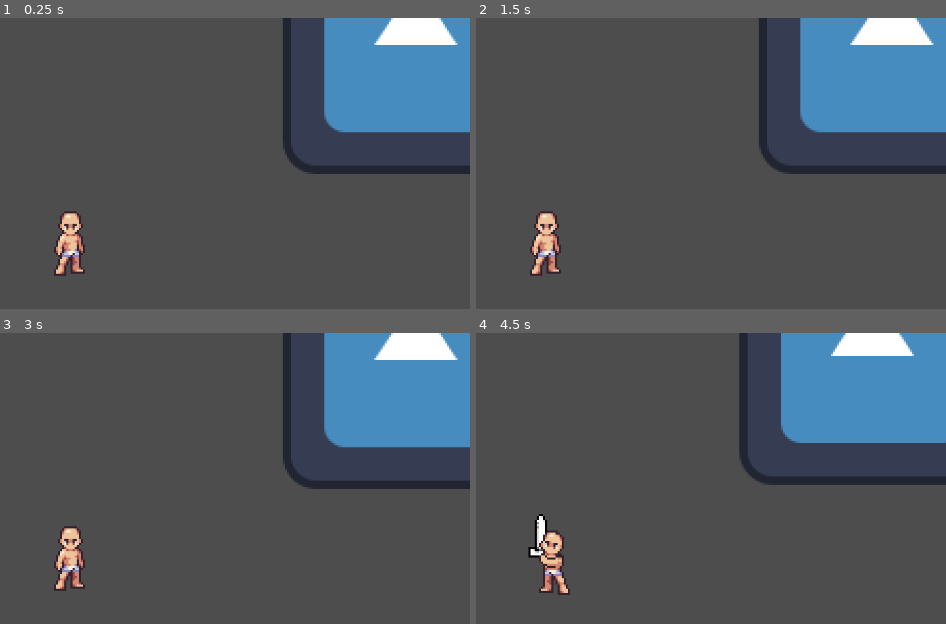
Above: before the commit, frames 1-4 (two rows, left to right).
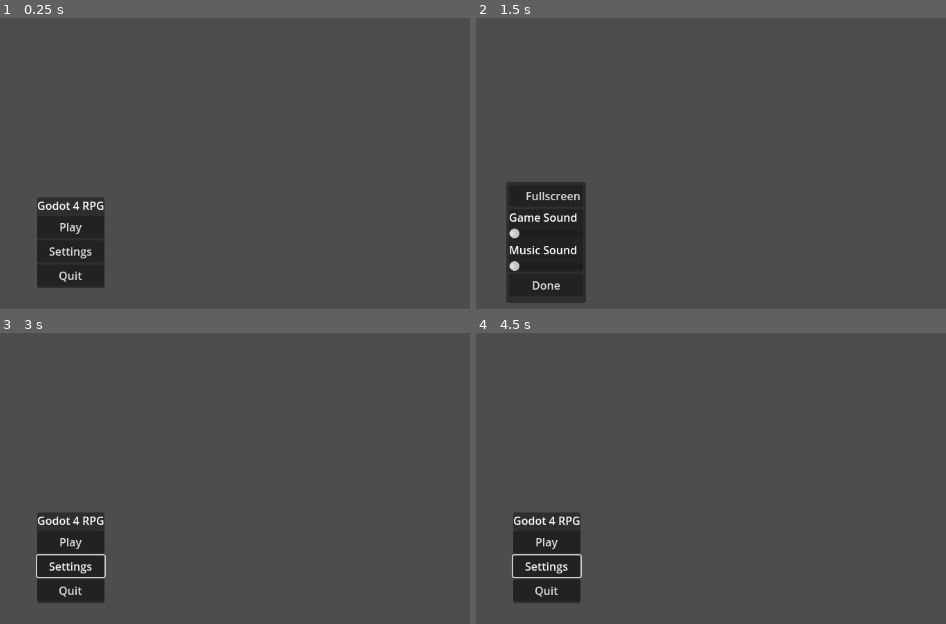
Above: after the commit, the same moments.

Repository: NeoJomoless/Godot-4-RPG-Tutorial
Game: Godot game, scene res://Menus/Main_Menu.tscn
Two runs of this game, one before a commit and one after it. Both use one fixed random seed, a clock stepped at 60 frames per second and the inputs below. Before the commit the project starts from res://World.tscn. The engine's default icon, where the game draws it, is replaced by a stand-in: a white triangle on a blue panel in a dark square.
Inputs (mouse positions are in pixels of both pictures, inside the frame that each line leads up to):
- Up to frame 1 (0.25 s): no input
- Up to frame 2 (1.5 s): click (546, 250) at 0.5 s, where only the run after the commit has a clickable "Settings"; click (546, 227) at 1.25 s, where only the run after the commit has a clickable "Play"
- Up to frame 3 (3 s): click (70, 542) at 2 s, where only the run after the commit has a clickable "Play"; click (70, 600) at 2.75 s, where only the run after the commit has a clickable "Done"
- Up to frame 4 (4.5 s): hold D (right) 3.53-4.28 s; tap F (attack) at 3.6, 4.35 s; hold S (down) from 4.28 s (still down)

The runs differ from the first frame. In frame 1, 18% of the frame differs, in the area x 7-100%, y 0-93%; in frame 2, 21%, in the area x 6-100%, y 0-98%; in frame 3, 18%; in frame 4, 19%.

Commit message:
Add files via upload

Diff:
--- /dev/null
+++ b/Menus/Main_Menu.gd
@@ -0,0 +1,15 @@
+extends Control
+
+@onready var SettingsPanel = $PopupPanel
+
+
+
+func _on_play_pressed():
+	get_tree().change_scene_to_file("res://World.tscn")
+
+
+func _on_settings_pressed():
+	SettingsPanel.popup_centered()
+
+func _on_quit_pressed():
+	get_tree().quit()
--- /dev/null
+++ b/Menus/Main_Menu.tscn
@@ -0,0 +1,61 @@
+[gd_scene load_steps=3 format=3 uid="uid://85ylfce8uhfq"]
+
+[ext_resource type="Script" path="res://Menus/Main_Menu.gd" id="1_nyk0a"]
+[ext_resource type="PackedScene" uid="uid://ckh6jwn6otqxn" path="res://Menus/PopupPanel.tscn" id="1_vsyxs"]
+
+[node name="MainMenu" type="Control"]
+layout_mode = 3
+anchors_preset = 15
+anchor_right = 1.0
+anchor_bottom = 1.0
+grow_horizontal = 2
+grow_vertical = 2
+script = ExtResource("1_nyk0a")
+
+[node name="MarginContainer" type="MarginContainer" parent="."]
+layout_mode = 1
+anchors_preset = 8
+anchor_left = 0.5
+anchor_top = 0.5
+anchor_right = 0.5
+anchor_bottom = 0.5
+offset_left = -48.5
+offset_top = -65.5
+offset_right = 48.5
+offset_bottom = 65.5
+grow_horizontal = 2
+grow_vertical = 2
+
+[node name="Panel" type="Panel" parent="MarginContainer"]
+layout_mode = 2
+
+[node name="VBoxContainer" type="VBoxContainer" parent="MarginContainer"]
+layout_mode = 2
+
+[node name="VBoxContainer" type="VBoxContainer" parent="MarginContainer/VBoxContainer"]
+layout_mode = 2
+
+[node name="Label" type="Label" parent="MarginContainer/VBoxContainer/VBoxContainer"]
+layout_mode = 2
+text = "Godot 4 RPG"
+
+[node name="Buttons" type="VBoxContainer" parent="MarginContainer/VBoxContainer"]
+layout_mode = 2
+
+[node name="Play" type="Button" parent="MarginContainer/VBoxContainer/Buttons"]
+layout_mode = 2
+text = "Play"
+
+[node name="Settings" type="Button" parent="MarginContainer/VBoxContainer/Buttons"]
+layout_mode = 2
+text = "Settings"
+
+[node name="Quit" type="Button" parent="MarginContainer/VBoxContainer/Buttons"]
+layout_mode = 2
+text = "Quit"
+
+[node name="PopupPanel" parent="." instance=ExtResource("1_vsyxs")]
+
+[connection signal="pressed" from="MarginContainer/VBoxContainer/Buttons/Play" to="." method="_on_play_pressed"]
+[connection signal="pressed" from="MarginContainer/VBoxContainer/Buttons/Settings" to="." method="_on_settings_pressed"]
+[connection signal="pressed" from="MarginContainer/VBoxContainer/Buttons/Quit" to="." method="_on_quit_pressed"]
--- /dev/null
+++ b/Menus/PopupPanel.gd
@@ -0,0 +1,7 @@
+extends PopupPanel
+
+func _ready():
+	visible = false
+
+func _on_button_pressed():
+	visible = false
--- /dev/null
+++ b/Menus/PopupPanel.tscn
@@ -0,0 +1,77 @@
+[gd_scene load_steps=6 format=3 uid="uid://ckh6jwn6otqxn"]
+
+[ext_resource type="Script" path="res://Menus/PopupPanel.gd" id="1_nnso7"]
+[ext_resource type="Script" path="res://Menus/VideoSettings.gd" id="1_y08sd"]
+[ext_resource type="Script" path="res://Menus/SoundSettings.gd" id="2_8cy0r"]
+[ext_resource type="AudioStream" uid="uid://bd3cmdeqgfy8p" path="res://Audio/togglesound.ogg" id="4_lpcw6"]
+[ext_resource type="AudioStream" uid="uid://bp4vwde2b3nsk" path="res://Audio/Wind.ogg" id="5_mj73n"]
+
+[node name="PopupPanel" type="PopupPanel"]
+size = Vector2i(115, 174)
+visible = true
+script = ExtResource("1_nnso7")
+
+[node name="VBoxContainer" type="VBoxContainer" parent="."]
+offset_left = 4.0
+offset_top = 4.0
+offset_right = 111.0
+offset_bottom = 170.0
+
+[node name="VideoSettings" type="PanelContainer" parent="VBoxContainer"]
+layout_mode = 2
+script = ExtResource("1_y08sd")
+
+[node name="MarginContainer" type="MarginContainer" parent="VBoxContainer/VideoSettings"]
+layout_mode = 2
+
+[node name="HBoxContainer" type="HBoxContainer" parent="VBoxContainer/VideoSettings/MarginContainer"]
+layout_mode = 2
+
+[node name="CheckBox" type="CheckBox" parent="VBoxContainer/VideoSettings/MarginContainer/HBoxContainer"]
+layout_mode = 2
+text = "Fullscreen"
+
+[node name="SoundSettings" type="PanelContainer" parent="VBoxContainer"]
+layout_mode = 2
+script = ExtResource("2_8cy0r")
+sfx_audio_name = "SFX"
+mus_audio_name = "Music"
+
+[node name="MarginContainer" type="MarginContainer" parent="VBoxContainer/SoundSettings"]
+layout_mode = 2
+
+[node name="VBoxContainer" type="VBoxContainer" parent="VBoxContainer/SoundSettings/MarginContainer"]
+layout_mode = 2
+
+[node name="SFX" type="AudioStreamPlayer" parent="VBoxContainer/SoundSettings/MarginContainer/VBoxContainer"]
+stream = ExtResource("4_lpcw6")
+volume_db = -50.0
+bus = &"SFX"
+
+[node name="Music" type="AudioStreamPlayer" parent="VBoxContainer/SoundSettings/MarginContainer/VBoxContainer"]
+stream = ExtResource("5_mj73n")
+volume_db = -50.0
+bus = &"Music"
+
+[node name="Label" type="Label" parent="VBoxContainer/SoundSettings/MarginContainer/VBoxContainer"]
+layout_mode = 2
+text = "Game Sound"
+
+[node name="GameSlider" type="HSlider" parent="VBoxContainer/SoundSettings/MarginContainer/VBoxContainer"]
+layout_mode = 2
+
+[node name="Label2" type="Label" parent="VBoxContainer/SoundSettings/MarginContainer/VBoxContainer"]
+layout_mode = 2
+text = "Music Sound"
+
+[node name="MusicSlider" type="HSlider" parent="VBoxContainer/SoundSettings/MarginContainer/VBoxContainer"]
+layout_mode = 2
+
+[node name="Button" type="Button" parent="VBoxContainer"]
+layout_mode = 2
+text = "Done"
+
+[connection signal="toggled" from="VBoxContainer/VideoSettings/MarginContainer/HBoxContainer/CheckBox" to="VBoxContainer/VideoSettings" method="_on_check_box_toggled"]
+[connection signal="value_changed" from="VBoxContainer/SoundSettings/MarginContainer/VBoxContainer/GameSlider" to="VBoxContainer/SoundSettings" method="_on_game_slider_value_changed"]
+[connection signal="value_changed" from="VBoxContainer/SoundSettings/MarginContainer/VBoxContainer/MusicSlider" to="VBoxContainer/SoundSettings" method="_on_music_slider_value_changed"]
+[connection signal="pressed" from="VBoxContainer/Button" to="." method="_on_button_pressed"]
--- /dev/null
+++ b/Menus/SoundSettings.gd
@@ -0,0 +1,29 @@
+extends PanelContainer
+
+@export var sfx_audio_name: String = ""
+@export var mus_audio_name: String = ""
+@onready var sfxplayer = $MarginContainer/VBoxContainer/SFX
+@onready var musicplayer = $MarginContainer/VBoxContainer/Music
+@onready var GameSlider = $MarginContainer/VBoxContainer/GameSlider
+@onready var MusicSlider = $MarginContainer/VBoxContainer/MusicSlider
+
+func _on_game_slider_value_changed(value):
+	var audio_index = AudioServer.get_bus_index(sfx_audio_name)
+	if value > GameSlider.min_value:
+		var volume_db = linear_to_db(value)
+		AudioServer.set_bus_mute(audio_index, false)
+		AudioServer.set_bus_volume_db(audio_index, volume_db)
+	else:
+		AudioServer.set_bus_mute(audio_index, true)
+	sfxplayer.play()
+
+
+func _on_music_slider_value_changed(value):
+	var audio_index = AudioServer.get_bus_index(mus_audio_name)
+	if value > MusicSlider.min_value:
+		var volume_db = linear_to_db(value)
+		AudioServer.set_bus_mute(audio_index, false)
+		AudioServer.set_bus_volume_db(audio_index, volume_db)
+	else:
+		AudioServer.set_bus_mute(audio_index, true)
+	musicplayer.play()
--- /dev/null
+++ b/Menus/VideoSettings.gd
@@ -0,0 +1,10 @@
+extends PanelContainer
+
+
+
+
+func _on_check_box_toggled(button_pressed):
+	if button_pressed:
+		DisplayServer.window_set_mode(DisplayServer.WINDOW_MODE_FULLSCREEN)
+	else:
+		DisplayServer.window_set_mode(DisplayServer.WINDOW_MODE_WINDOWED)
--- /dev/null
+++ b/default_bus_layout.tres
@@ -0,0 +1,15 @@
+[gd_resource type="AudioBusLayout" format=3 uid="uid://c0imly3r7phah"]
+
+[resource]
+bus/1/name = &"Music"
+bus/1/solo = false
+bus/1/mute = false
+bus/1/bypass_fx = false
+bus/1/volume_db = 0.0
+bus/1/send = &"Master"
+bus/2/name = &"SFX"
+bus/2/solo = false
+bus/2/mute = false
+bus/2/bypass_fx = false
+bus/2/volume_db = 0.0
+bus/2/send = &"Master"
--- a/project.godot
+++ b/project.godot
@@ -11,7 +11,7 @@
 [application]
 
 config/name="Top Down RPG Godot 4 YT Series"
-run/main_scene="res://World.tscn"
+run/main_scene="res://Menus/Main_Menu.tscn"
 config/features=PackedStringArray("4.0", "GL Compatibility")
 config/icon="res://icon.svg"
 
Not shown, added: Audio/Wind.ogg.import
Not shown, added: Audio/togglesound.ogg.import
Not shown, added: Audio/Wind.ogg
Not shown, added: Audio/togglesound.ogg
